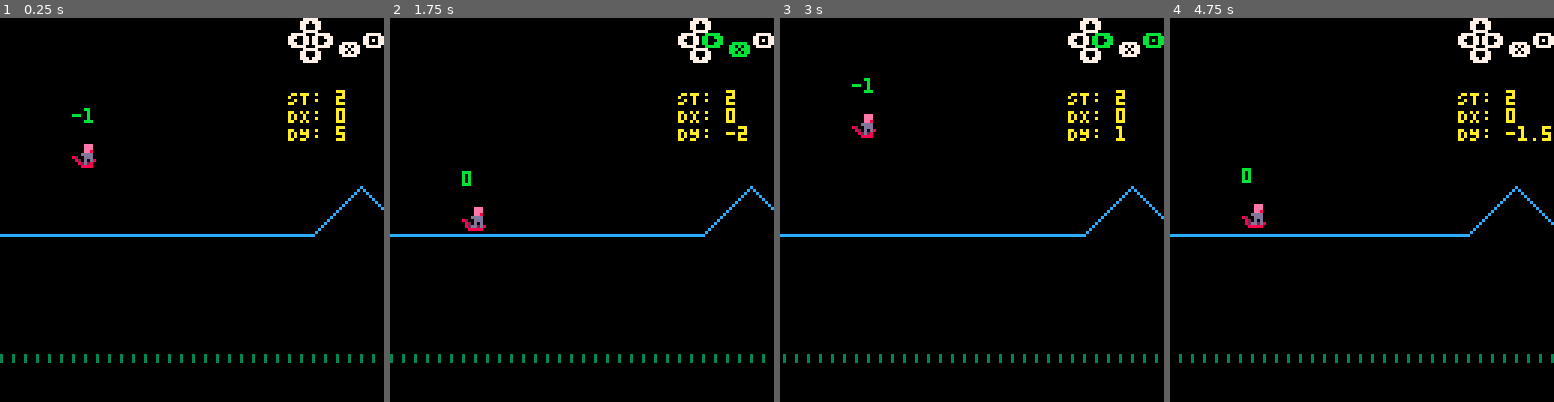
Above: before the commit, frames 1-4 (left to right).
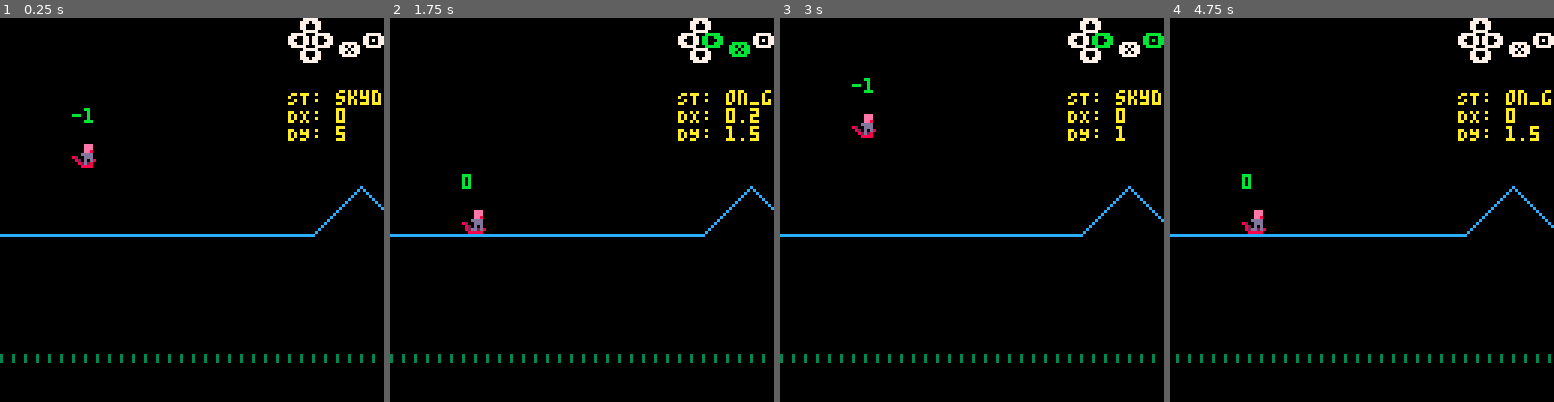
Above: after the commit, the same moments.

Repository: radicalslice/xcb
Game: PICO-8 cartridge main.p8
Same seed, same stepped clock (60 frames per second), same inputs: the game is played once before the commit and once after it.
Inputs:
- Up to frame 1 (0.25 s): no input
- Up to frame 2 (1.75 s): tap X (X key) at 0.33, 1.07 s; tap O (Z key) at 0.7, 1.7 s; hold Right from 1.6 s (still down)
- Up to frame 3 (3 s): tap X (X key) at 1.85, 2.97 s; release Right at 2.1 s; tap O (Z key) at 2.1, 2.5, 2.9 s; hold Up 2.15-2.42 s; hold Right from 2.47 s (still down)
- Up to frame 4 (4.75 s): release Right at 3.03 s; hold Left 3.08-3.58 s; tap O (Z key) every 0.4 s from 3.3 to 4.5 s; hold Down 3.63-3.97 s; hold Right 4.02-4.68 s; tap X (X key) at 4.08 s; hold Up from 4.73 s (still down)

The runs differ from the first frame. In frame 1, 0.2% of the frame differs, in the area x 87-100%, y 18-23%; in frame 2, 0.7%; in frame 3, 1.7%; in frame 4, 2.3%, in the area x 1-100%, y 18-90%.

Commit message:
Add player state funcs and fix bugs

Diff:
--- a/_game.lua
+++ b/_game.lua
@@ -1,5 +1,5 @@
 function _update_game()
-  local board_pos_x, board_pos_y = player:get_board_center()
+  local board_pos_x = player:get_board_center_x()
   local y_ground = player.y_base
   local range = find_range(board_pos_x, level)
   local angle = 0 -- assume flat ground
@@ -8,13 +8,14 @@
     y_ground, angle = range:f(player.y_base, board_pos_x)
   end
 
-  player:update(y_ground, angle)
-
   -- Check for any boosts
   local boosted_dy = find_boost(board_pos_x + player.dx, level)
   if boosted_dy != 0 and player:near_ground(y_ground) then
     player:boosty(boosted_dy, y_ground)
   end
+
+  player:update(y_ground, angle)
+
 end
 
 function _draw_game()
@@ -54,6 +55,7 @@
   print("ST: "..player:get_state(), 96, 24, 10)
   print("DX: "..player.dx, 96, 30, 10)
   print("DY: "..player.dy, 96, 36, 10)
+  -- print("Y: "..player.y, 80, 42, 10)
 
   pal()
 
--- a/level.lua
+++ b/level.lua
@@ -16,28 +16,28 @@
      },
      {
        x_min = 200,
-       x_max = 216,
+       x_max = 214,
        f = function(r, y_base, x_curr)
         return y_base - ((x_curr - r.x_min) \ 2), -1
        end,
      },
      {
-       x_min = 216,
-       x_max = 232,
+       x_min = 214,
+       x_max = 228,
        f = function(r, y_base, x_curr)
         return y_base - ((r.x_max - x_curr) \ 2), 1
        end,
      },
      {
-       x_min = 234,
-       x_max = 250,
+       x_min = 228,
+       x_max = 242,
        f = function(r, y_base, x_curr)
         return y_base - ((x_curr - r.x_min) \ 2), -1
        end,
      },
      {
-       x_min = 250,
-       x_max = 266,
+       x_min = 242,
+       x_max = 256,
        f = function(r, y_base, x_curr)
         return y_base - ((r.x_max - x_curr) \ 2), 1
        end,
@@ -92,12 +92,12 @@
        used = false,
      },
      {
-       x = 215,
+       x = 214,
        dy = -2.5,
        used = false,
      },
      {
-       x = 250,
+       x = 242,
        dy = -2.5,
        used = false,
      },
--- a/player.lua
+++ b/player.lua
@@ -1,8 +1,14 @@
 _PLAYER_MAXDX = 3 -- when on the ground
 _PLAYER_MAXDY = 5
-_PLAYER_STATE_ONGROUND = 0
+_PLAYER_STATE_ONGROUND = "on_ground"
+_PLAYER_STATE_SKYUP = "skyup"
+_PLAYER_STATE_SKYDOWN = "skydown"
+_PLAYER_STATE_HOPUP = "hopup"
+_PLAYER_STATE_HOPDOWN = "hopdown"
 _PLAYER_STATE_INSKY = 2
 _PLAYER_STATE_FALLEN = 3
+_friction = 0.85
+_airres = 0.99
 player = {
   reset = function(p)
     p.x = 0
@@ -14,7 +20,11 @@
     p.dy = 1 -- give it some initial dy
     p.ddy = 0.5 -- basically gravity
     p.angle = -1
-    p.state = _PLAYER_STATE_INSKY
+    p.state = _PLAYER_STATE_SKYDOWN
+  end,
+  change_state = function(p, state)
+    printh("State change: "..p.state.."->"..state)
+    p.state = state
   end,
   draw = function(p)
     if p:get_state() == _PLAYER_STATE_FALLEN then
@@ -31,14 +41,14 @@
     p.y = p.y - 0.1
     p.dx -= p.dx\3
     -- p.dx -= min(p.dx\3, abs(p.dy)*2)
-    p.state = _PLAYER_STATE_INSKY
+    p:change_state(_PLAYER_STATE_SKYUP)
     printh("boosted,(x,y),yg,dy: ("..p.x..","..p.y.."),"..y_ground..","..p.dy)
   end,
   bouncy = function(p, boosted_dy)
     p.dy = boosted_dy
     -- make sure we're just above ground level first
     p.y = p.y - 0.1
-    p.state = _PLAYER_STATE_INSKY
+    p:change_state(_PLAYER_STATE_SKYUP)
     p.dx -= p.dx\3
     printh("bounced at x: "..p.x)
   end,
@@ -46,174 +56,38 @@
    return abs(p.y - y_ground) < 1 or p.y > y_ground
   end,
   update = function(p, y_ground, ground_angle)
-    local friction = 0.85
-    local airres = 0.99
 
     if btn(5) then
       p.y = 32
       p.dy = 1
       p.dx = 0
       p.angle = -1
-      p.state = _PLAYER_STATE_INSKY
+      p:change_state(_PLAYER_STATE_SKYDOWN)
+      return
+    end
+
+    if p:get_state() == _PLAYER_STATE_ONGROUND
+      or p:get_state() == _PLAYER_STATE_SKYUP
+      or p:get_state() == _PLAYER_STATE_SKYDOWN
+      or p:get_state() == _PLAYER_STATE_HOPUP
+      or p:get_state() == _PLAYER_STATE_HOPDOWN then
+      player_state_funcs[p:get_state()](p, y_ground, ground_angle)
       return
     end
 
     if p:get_state() == _PLAYER_STATE_FALLEN then
       -- update position only
-      p.dx *= friction
+      p.dx *= _friction
       p.x += p.dx
       return
     end
 
-    -- manipulate dx value
-    if btn(4) then
-      if p.state == _PLAYER_STATE_ONGROUND then -- on ground, btn held
-        p.dx = min(p.dx_max, p.dx + p.ddx)
-      elseif p.state == _PLAYER_STATE_INSKY then
-        -- air resistance
-        p.dx *= airres
-      end
-    elseif p.state == _PLAYER_STATE_INSKY then -- in air
-      -- air resistance
-      if p.dx > p.dx_max then
-        p.dx *= airres
-      end
-    else -- on ground, no btn input
-      -- apply friction
-      p.dx *= friction
-    end
-
-    if btn(1) then
-      if p.state == _PLAYER_STATE_INSKY then
-        p.angle = min(3, p.angle + 0.3)
-      end
-    elseif btn(0) then
-      if p.state == _PLAYER_STATE_INSKY and abs(p.dy) > 2 then
-        -- extra airres, decreased grav
-        printh("extra airres")
-        p.angle = max(-3, p.angle - 0.1)
-        p.dx *= airres
-        p.dy -= (p.ddy * 0.3)
-      end
-    end
-
-    -- apply velocity
-    p.x += p.dx
-
-
-    -- 0) check if we're floating!
-    if p:get_state() == _PLAYER_STATE_ONGROUND and p.y < y_ground then
-      p.state = _PLAYER_STATE_INSKY
-    end
-
-    -- 1) Update dy, y
-    if p:get_state() == _PLAYER_STATE_INSKY then
-      p.dy = min(_PLAYER_MAXDY, p.dy + p.ddy)
-      p.y = min(p.y + p.dy, y_ground)
-      -- bounce if we hit the ground
-      -- landing from a jump
-      if p:near_ground(y_ground)
-        and flr(p.angle) != ground_angle
-        and abs(p.dy) > 1 then
-        -- either hop or crash
-          local rounded_angle = flr(p.angle)
-          if crash_lut[rounded_angle] != nil
-            and exists(ground_angle, crash_lut[rounded_angle]) then
-            p.state = _PLAYER_STATE_FALLEN
-            printh("crashed because: "..
-            rounded_angle..","..ground_angle)
-            return
-          end
-          printh("hop 1: "..p.y)
-          p.angle = ground_angle
-          p:bouncy(-2)
-        return
-      end
-    end
-
-    -- manipulate angle, if player is not on a ramp
-    --[[
-    ADD THIS BACK LATER
-    if p:get_state() != _PLAYER_STATE_ONRAMP then
-      if btn(0) then -- holding back arrow
-        if p.angle > -3 then
-          p.angle = max(p.angle - 0.25, -3)
-          printh("angle adj 0")
-        end
-      end
-
-      -- reset angle if back is not held and player is grounded
-      if not btn(0) and p:get_state() == _PLAYER_STATE_ONGROUND then
-        p.angle = (1 - 0.3) * p.angle -- linear interpolation
-        printh("angle adj 1")
-        if p.angle < 0 and p.angle > -0.1 then
-          p.angle = 0
-          printh("angle adj 2")
-        end
-      end
-    end
-    --]]
-
-
-    -- force angle if we're on --a ramp-- the ground
-    -- ... and velocity is not negative?
-    -- if p:get_state() == _PLAYER_STATE_ONGROUND then
-    if p.y >= y_ground and p.dy >= 0 then
-      p.angle = ground_angle
-      -- printh("changed angle to "..p.angle.." at ("..p.x..","..p.y.."), YG: "..y_ground..", DY: "..p.dy)
-      p.y = y_ground
-      p.dy = 0
-      p.state = _PLAYER_STATE_ONGROUND
-    end
-
-    -- adjust angle if we're on ground
-    --[[
-    if p:get_state() == _PLAYER_STATE_ONGROUND and abs(p.angle - ground_angle) > 0.2 then
-        -- if we're moving from the "lean back" direction
-        -- to the "flat" direction...
-        -- use interpolation to adjust gradually
-        printh("gradual: "..p.y..","..p.angle)
-        p.angle = (1 - 0.2) * p.angle -- linear interpolation
-
-        printh("angle adj 5")
-        p.dy = 0
-        p.y = p.y_ground
-    end
-    ]]--
-
-    --[[
-        -- stop gravity and force player to ground level,
-        -- adjusting angle to ground angle
-        p.dy = 0
-        p.y = p.y_ground
-        p.angle = ground_angle
-        -- reset max velocity
-        p.dx_max = _PLAYER_MAXDX
-    end
-
-    -- force near the ground if they're close
-    if p:near_ground() and p.dy > 0 then
-      printh("forced ground")
-      p.y = p.y_ground
-      p.dy = 0
-    end
-    --]]
-
-  end,
-  get_board_center = function(p)
-    return flr(p.x + 6), flr(p.y + 6)
+  end,
+  get_board_center_x = function(p)
+    return flr(p.x + 3)
   end,
   get_state = function(p)
     return p.state
-    --[[
-    if p.y < p.y_ground then
-      return _PLAYER_STATE_INSKY
-    elseif p.y_ground < p.y_base and p.dy == 0 then
-      return _PLAYER_STATE_ONRAMP
-    end
-
-    return _PLAYER_STATE_ONGROUND
-      --]]
   end
 }
 
@@ -221,9 +95,151 @@
 -- if we find a match, that makes player crash!
 crash_lut = {}
 crash_lut[-3] = {0}
-crash_lut[-2] = {1,2,3}
+crash_lut[-2] = {}
 crash_lut[-1] = {2,3}
 crash_lut[0] = {2,3}
 crash_lut[1] = {-3,-2,-1}
 crash_lut[2] = {0,-1,-2,-3}
 crash_lut[3] = {-3,-2,-1,0,1,2,3}
+
+player_state_funcs = {
+  on_ground = function(p, y_ground, ground_angle)
+    if btn(4) then
+      p.dx = min(p.dx_max, p.dx + p.ddx)
+    else -- on ground, no btn input
+      p.dx *= _friction
+    end
+
+    -- apply velocity
+    p.x += p.dx
+
+    if flr(p.y) != y_ground then
+      printh("forced ground angle "..ground_angle.." in on_ground")
+      printh("because p.y "..p.y.." and y_ground "..y_ground)
+      printh("at p.x "..p:get_board_center_x())
+      p.angle = ground_angle
+      p.y = y_ground
+    end
+  end,
+  skyup = function(p, y_ground, ground_angle)
+    -- apply velocity
+    p.x += p.dx
+
+    -- air resistance
+    p.dx *= _airres
+
+    -- tweak angle
+    if btn(1) then
+        printh("adjusted angle in skyup 1")
+        p.angle = min(3, p.angle + 0.3)
+    elseif btn(0) then
+      if abs(p.dy) > 2 then
+        -- extra airres, decreased grav
+        printh("adjusted angle in skyup 2")
+        p.angle = max(-3, p.angle - 0.1)
+        p.dx *= _airres
+        p.dy -= (p.ddy * 0.3)
+      end
+    end
+
+    local prev_dy = p.dy
+    p.dy = min(_PLAYER_MAXDY, p.dy + p.ddy)
+    p.y = min(p.y + p.dy, y_ground)
+    if prev_dy <= 0 and p.dy > 0 then
+      -- if we're switching from rise to fall, switch states
+      printh("GUILTY!")
+      printh("prev_dy: "..prev_dy..", new dy: "..p.dy)
+      p:change_state(_PLAYER_STATE_SKYDOWN)
+    end
+  end,
+  skydown = function(p, y_ground, ground_angle)
+    -- apply velocity
+    p.x += p.dx
+
+    -- air resistance
+    p.dx *= _airres
+
+    -- tweak angle
+    if btn(1) then
+        printh("adjusted angle in skydown 0")
+        p.angle = min(3, p.angle + 0.3)
+    elseif btn(0) then
+      if abs(p.dy) > 2 then
+        -- extra airres, decreased grav
+        printh("adjusted angle in skydown 1")
+        p.angle = max(-3, p.angle - 0.1)
+        p.dx *= _airres
+        p.dy -= (p.ddy * 0.3)
+      end
+    end
+
+    p.dy = min(_PLAYER_MAXDY, p.dy + p.ddy)
+    p.y = min(p.y + p.dy, y_ground)
+
+    -- hop, crash, or land
+    if p:near_ground(y_ground) then
+
+      if flr(p.angle) != ground_angle then
+        local rounded_angle = flr(p.angle)
+
+        -- either hop or crash
+        if crash_lut[rounded_angle] != nil
+        and exists(ground_angle, crash_lut[rounded_angle]) then
+          p.state = _PLAYER_STATE_FALLEN
+          printh("crashed because: "..
+          rounded_angle..","..ground_angle)
+        elseif abs(p.dy) > 1 then
+          printh("hop 1: "..p.y)
+
+          printh("adjusted angle in skydown 3")
+          p.angle = ground_angle
+          p:bouncy(-2)
+          p:change_state(_PLAYER_STATE_HOPUP)
+        else
+          -- nearing the ground slowly, so force downward
+          p.y = y_ground
+          printh("adjusted angle in skydown 4")
+          p.angle = ground_angle
+          p:change_state(_PLAYER_STATE_ONGROUND)
+        end
+
+      else
+        -- angle is the same, so land
+        -- nearing the ground slowly, so force downward
+        p.y = y_ground
+        printh("adjusted angle in skydown 5")
+        p.angle = ground_angle
+        p:change_state(_PLAYER_STATE_ONGROUND)
+      end
+    end
+  end,
+  hopup = function(p, y_ground, ground_angle)
+    -- apply velocity
+    p.x += p.dx
+
+    local prev_dy = p.dy
+    p.dy = min(_PLAYER_MAXDY, p.dy + p.ddy)
+    p.y = min(p.y + p.dy, y_ground)
+    if prev_dy <= 0 and p.dy > 0 then
+      -- if we're switching from rise to fall, switch states
+      printh("hopup: prev_dy: "..prev_dy..", new dy: "..p.dy)
+      p:change_state(_PLAYER_STATE_HOPDOWN)
+    end
+  end,
+  hopdown = function(p, y_ground, ground_angle)
+    -- apply velocity
+    p.x += p.dx
+
+    p.dy = min(_PLAYER_MAXDY, p.dy + p.ddy)
+    p.y = min(p.y + p.dy, y_ground)
+
+    -- land the hop
+    if p:near_ground(y_ground) then
+      p.y = y_ground
+      printh("adjusted angle in hopdown 4")
+      p.angle = ground_angle
+      p:change_state(_PLAYER_STATE_ONGROUND)
+    end
+
+  end,
+}
